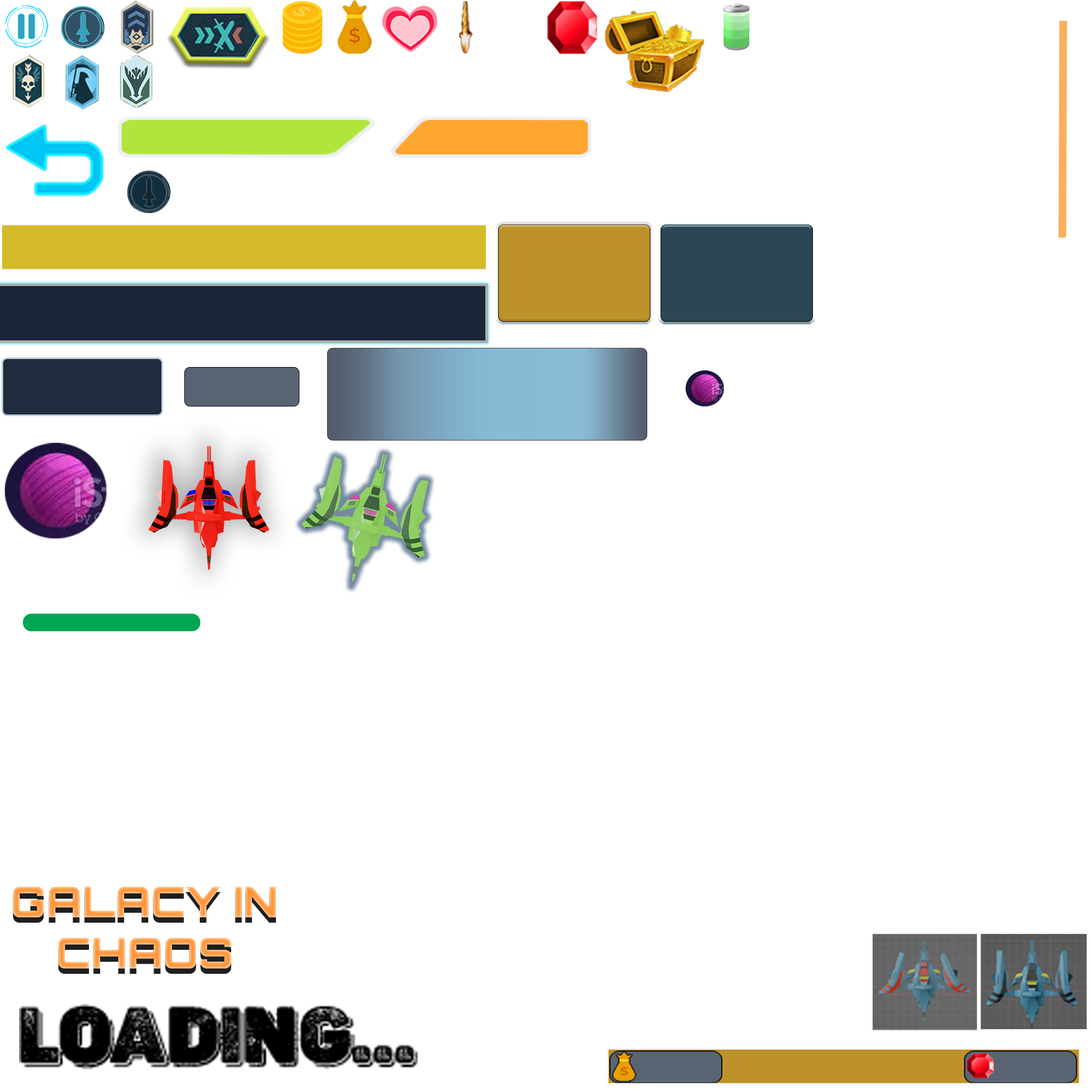
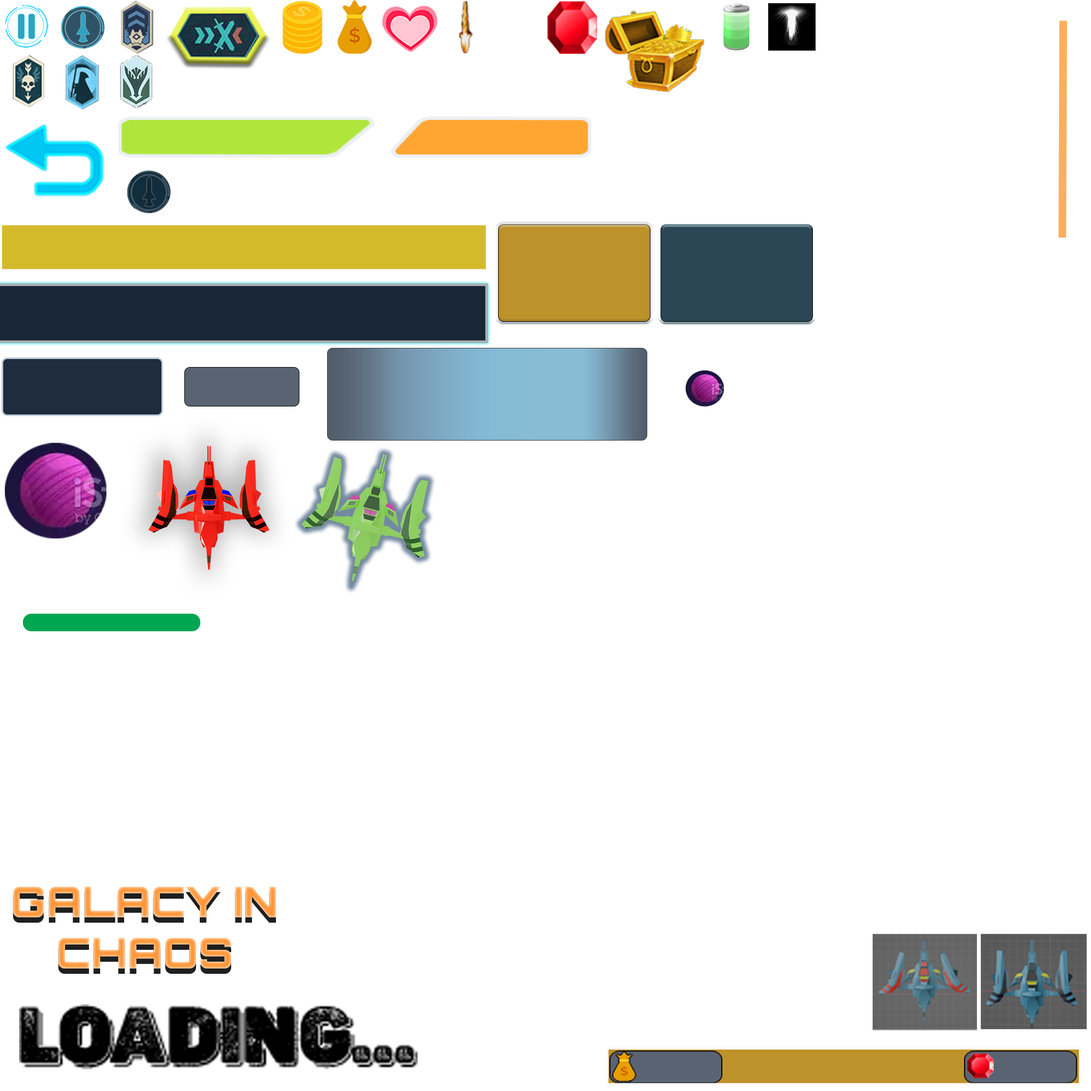
Layers edited between the first and the second 1091 × 1091 image:
added layer "muzzle_01" above "Layer 13" over [768, 3, 816, 51]
